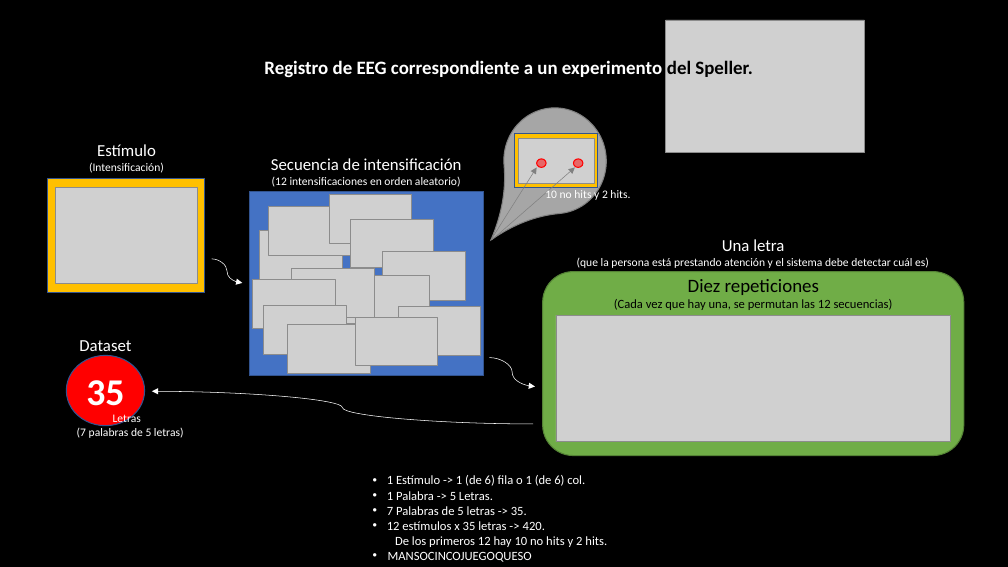
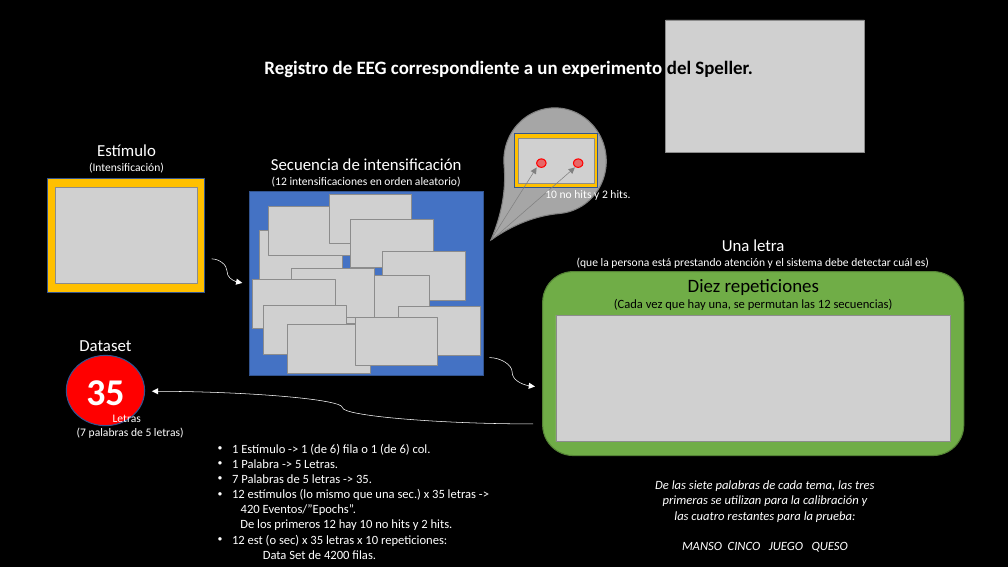
Before and after one commit to alexchavez1980/repo_tesis, a slide deck: slide 1 of a_documents/Memo-guias.pptx. Drawn at 1008x567 pixels with LibreOffice and Linux fonts; fonts in the diff are those of the drawing; grey boxes stand for pictures. Boxes give left, top, right and bottom in pixels: in the first picture for what was removed or moved away, otherwise in the second. Text is boxed around its words. In the diff, an @@ line names an element or a change of style, - is before the commit and + after.

```diff
--- a/a_documents/Memo-guias.pptx
+++ b/a_documents/Memo-guias.pptx
@@ text "1 Estímulo -> 1 (de ...": place and size @@
-text "1 Estímulo -> 1 (de ..." at bbox=[387, 475, 607, 562]
+text "1 Estímulo -> 1 (de ..." at bbox=[232, 444, 476, 559]
@@ text at bbox=[232, 489, 476, 515]: text changed @@
-• 12 estímulos x 35 letras -> 420.
+• 12 estímulos (lo mismo que una sec.) x 35 letras ->
+420 Eventos/”Epochs”.
@@ text added at bbox=[655, 480, 874, 552], 12 pt, text #FFFFFF, italic @@
+De las siete palabras de cada tema, las tres primeras se utilizan para la calibración y las cuatro restantes para la prueba:
+MANSO CINCO JUEGO QUESO
@@ text at bbox=[232, 535, 447, 559]: text changed @@
-• MANSOCINCOJUEGOQUESO
+• 12 est (o sec) x 35 letras x 10 repeticiones:
+Data Set de 4200 filas.
```
Also in this commit, not shown: 2 other files.
